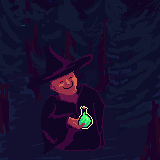
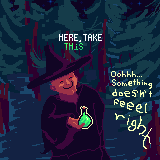
Revision of a layered 160×160 image; what changed, layer by layer:
painted on "main" over [50, 76, 112, 160]
added layer "text1" above "text2" over [59, 34, 102, 50]
added layer "text2" above "main #1" over [111, 71, 152, 149]
hid "main #1" over [0, 0, 160, 160]
